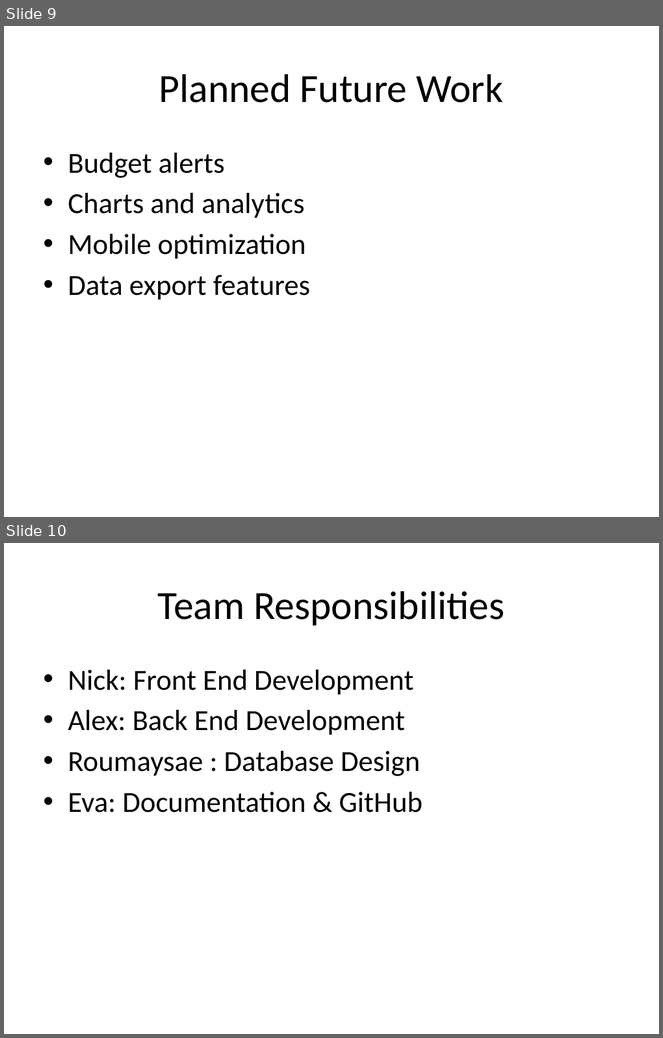
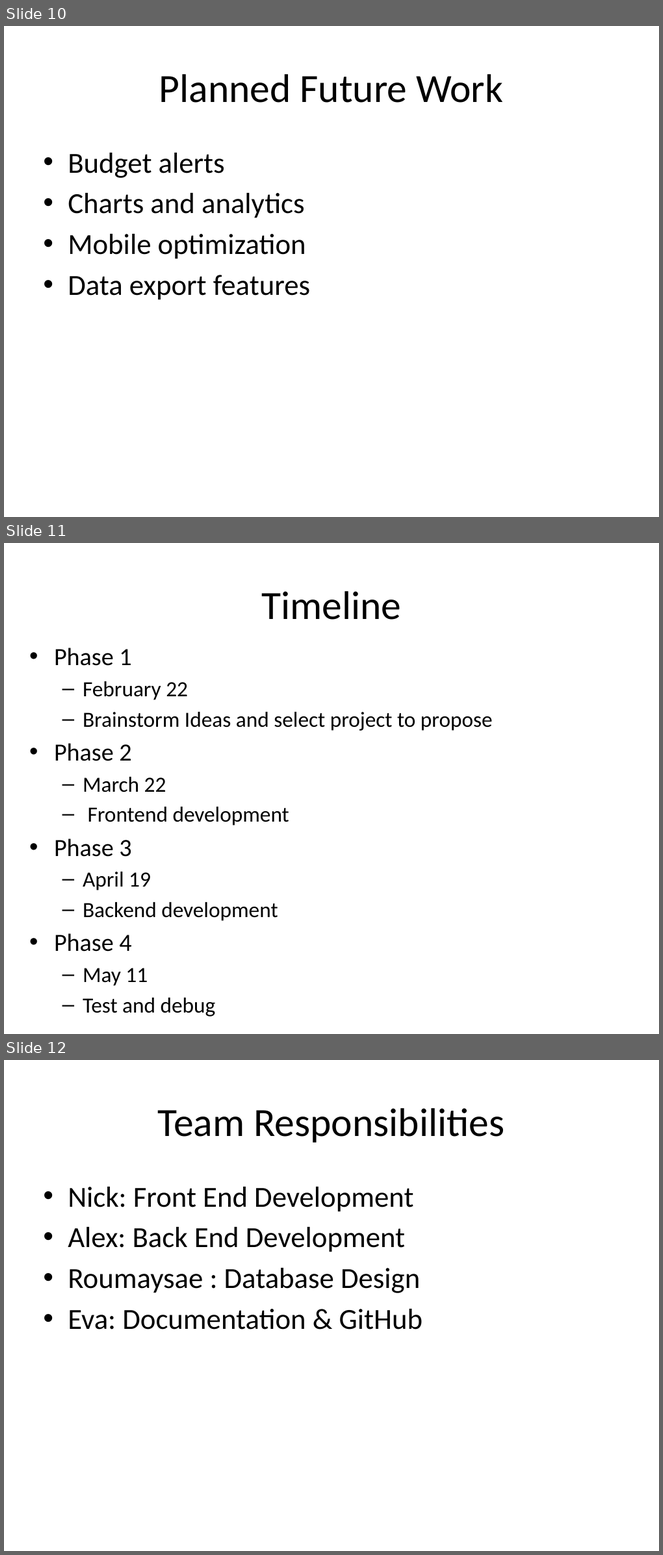
Before and after one commit to Buesse7310/Project-Alex-Roma-Nick-Eva-, a slide deck: docs/phase1/Spending_Habit_Tracker_Phase1.pptx. Shown one above the other, each under a label of ours: slides 9 and 10 before the commit, slides 10, 11 and 12 after it. The pictures are 663x1038 and 663x1555 pixels, drawn with LibreOffice and Linux fonts; fonts in the diff are those of the drawing. Boxes give left, top, right and bottom in pixels: in the first picture for what was removed or moved away, otherwise in the second. Text is boxed around its words. In the diff, an @@ line names an element or a change of style, - is before the commit and + after.

```diff
--- a/docs/phase1/Spending_Habit_Tracker_Phase1.pptx
+++ b/docs/phase1/Spending_Habit_Tracker_Phase1.pptx
@@ slide 11 added at <box>4,543,659,1034</box>, background #FFFFFF @@
@@ title added at <box>261,591,401,620</box>, 44 pt, text #000000 @@
+Timeline
@@ text added at <box>54,648,493,986</box>, 23.8 pt, text #000000 @@
+• Phase 1
+  – February 22
+  – Brainstorm Ideas and select project to propose
+• Phase 2
+  – March 22
+  – Frontend development
+• Phase 3
+  – April 19
+  – Backend development
+• Phase 4
+  – May 11
+  – Test and debug
@@ what was slide 9 is now slide 10 @@
@@ what was slide 10 is now slide 12 @@
```
Also in this commit, not shown: 2 slides changed, 1 other slide added.
